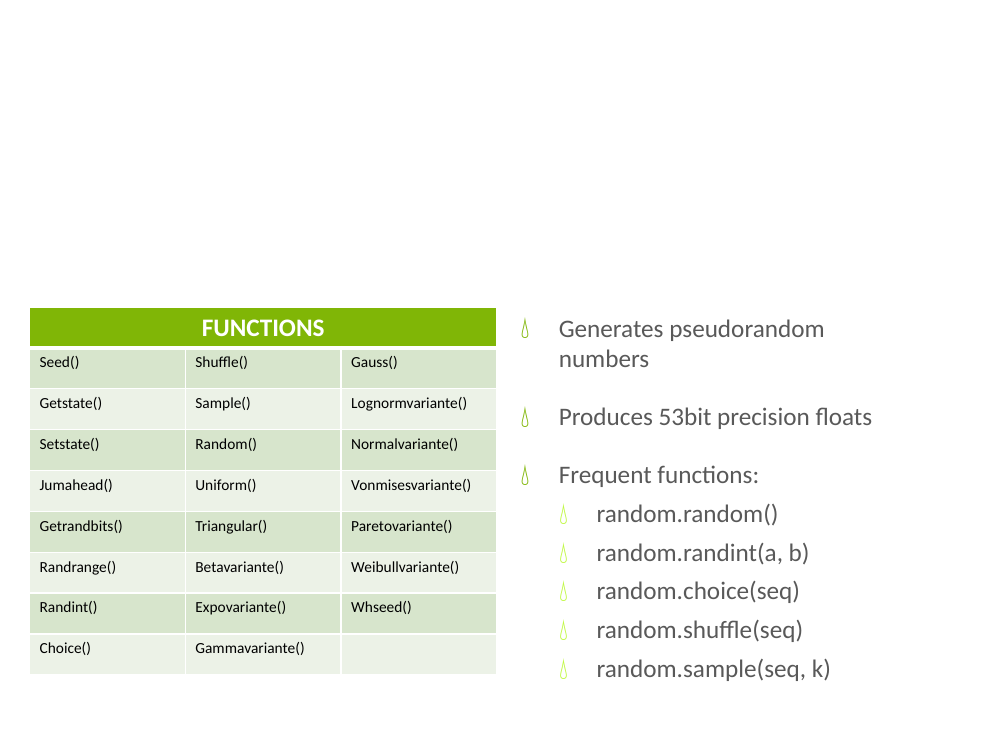
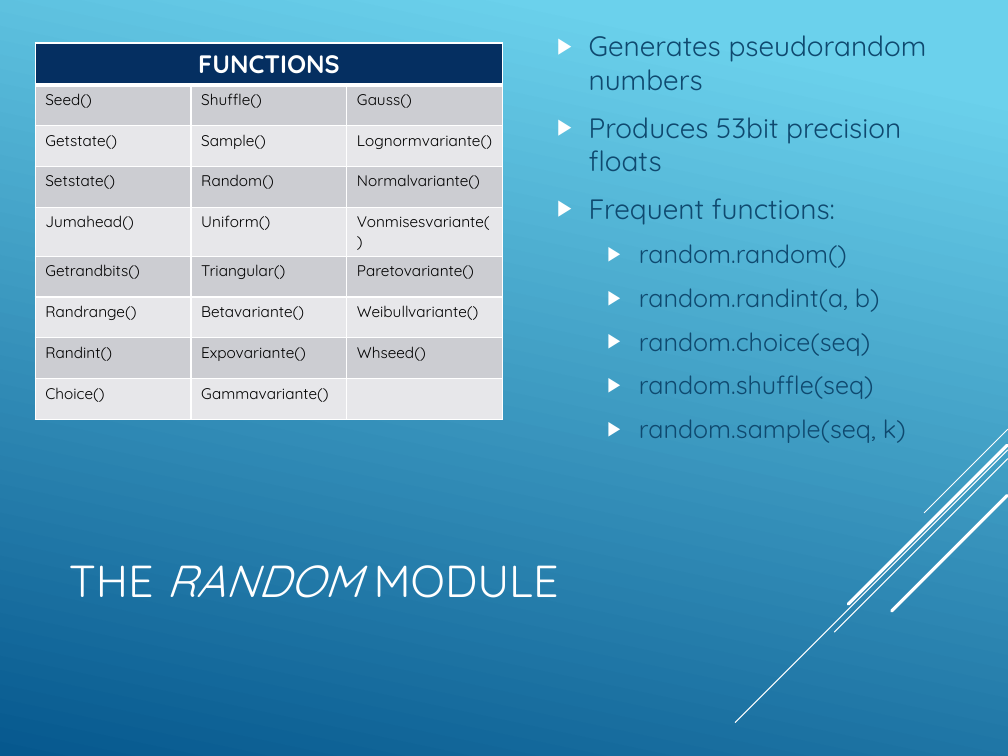
Before and after one commit to mmbader/PythonDojo, a slide deck: slide 12 of slides/klasse3.pptx. Drawn at 1008x756 pixels with LibreOffice and Linux fonts; fonts in the diff are those of the drawing; background and template pictures are left out. Boxes give left, top, right and bottom in pixels: in the first picture for what was removed or moved away, otherwise in the second. Text is boxed around its words. In the diff, an @@ line names an element or a change of style, - is before the commit and + after.

```diff
--- a/slides/klasse3.pptx
+++ b/slides/klasse3.pptx
@@ background picture (left out) to gradient #6ED2EB to #06588E @@
@@ text "Generates pseudorandom numbers" moved from (x1=559, y1=319, x2=873, y2=681) to (x1=589, y1=35, x2=927, y2=443) @@
@@ text "Generates pseudorandom numbers" at (x1=589, y1=35, x2=927, y2=443): size 18 to 20 pt in "Generates pseudorandom numbers", "Produces 53bit precision floats", "Frequent functions:"; font Calibri to Quicksand, text colour #595959 to #0F496F; bullet 💧 to ▶; less space between paragraphs; bullet colour #80B606 to #FFFFFF; more space between paragraphs; bullet colour #C1F944 to #FFFFFF; vertical alignment top to middle @@
@@ table at (x1=35, y1=43, x2=504, y2=429) @@
@@ fill #80B606 to #052F61 in row 1, column 1 @@
@@ fill #D8E5CC to #CCCDD2 in 12 cells @@
@@ fill #EDF3E7 to #E7E8EA in 12 cells @@
@@ font Calibri to Quicksand @@
@@ table resized from (x1=29, y1=307, x2=498, y2=675) to (x1=35, y1=43, x2=504, y2=429) @@
@@ group added at (x1=736, y1=429, x2=1008, y2=723): 5 lines @@
@@ title at (x1=69, y1=565, x2=559, y2=598): text changed; size 46 to 32 pt; font Calibri to Quicksand @@
-The random module
+THE RANDOM MODULE
```
Also in this commit, not shown: 12 other slides changed, 9 other files.
